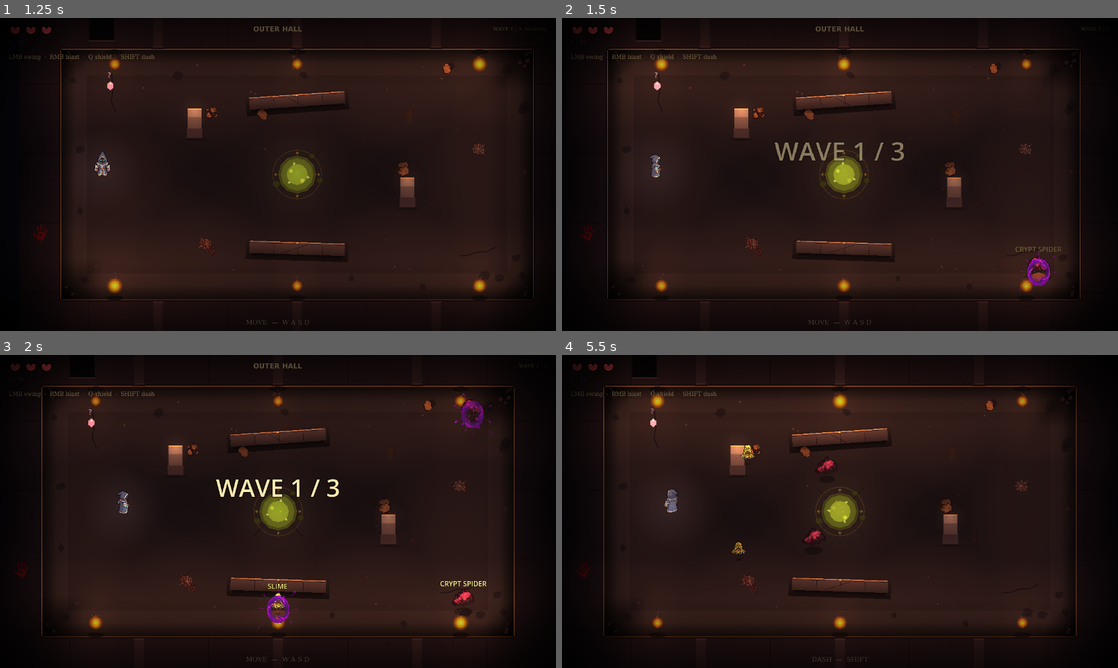
Above: before the commit, frames 1-4 (two rows, left to right).
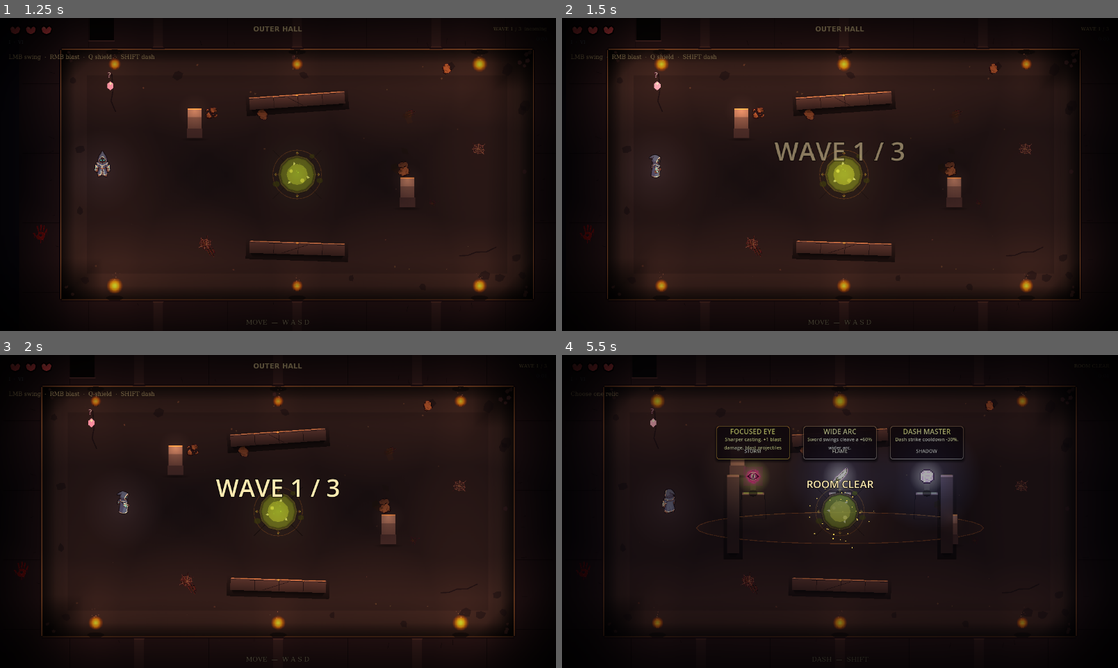
Above: after the commit, the same moments.

Repository: alitaghva1/ethera
Game: Godot game, scene res://scenes/main_menu.tscn
Two runs of this game, one before a commit and one after it. Both use one fixed random seed, a clock stepped at 60 frames per second and the inputs below.
Inputs (mouse positions are in pixels of both pictures, inside the frame that each line leads up to):
- Up to frame 1 (1.25 s): click "BEGIN" at 0.5 s
- Up to frame 2 (1.5 s): tap Enter at 1.25 s; move the mouse to (962, 158) at 1.27 s; press the mouse at (962, 158) at 1.28 s; hold D (move_right) from 1.28 s (still down)
- Up to frame 3 (2 s): keep holding D (move_right)
- Up to frame 4 (5.5 s): release D (move_right) at 2 s; release the mouse at (962, 495) at 2 s; drag from (728, 527) to (617, 423) at 2.02 s; move the mouse to (895, 442) at 2.77 s; hold D (move_right) 2.78-3.5 s; hold Right mouse button (blast) 2.78-3.5 s; click (895, 442) at 3.05 s; drag from (812, 574) to (717, 489) at 3.52 s; move the mouse to (1006, 558) at 4.27 s; hold A (move_left) 4.28-5 s; hold E (interact) 4.28-5 s; click (1006, 558) at 4.55 s; drag from (673, 464) to (873, 511) at 5.02 s

Frame 1 is identical in both runs. In frame 2, 0.3% of the frame differs, in the area x 81-90%, y 73-88%; in frame 3, 0.7%; in frame 4, 8.7%, in the area x 1-93%, y 2-88%.
Error after the commit: Parse Error: Too few arguments for "apply_knockback()" call. Expected at least 3 but received 2. (res://scripts/enemy.gd:1016)

Commit message:
feat(godot iter-198): chase_contact signature attacks — 4 enemies now distinct
Cycle 15 Batch 2. Agent enemy-AI audit flagged the 5 chase_contact
enemies (slime / orc / ember / werewolf / crypt_spider) as stat-only
reskins — all do the same thing: walk + bump. Fixing 4 of them with
distinct contact-attack signatures so each reads tactically different.

New `contact_attack: String` field on EnemyType (defaults ""). When
non-empty, the post-contact-damage path dispatches to a signature in
enemy.gd `_apply_contact_signature(kind)`. Four signatures defined:

  • "slam"   (orc.tres) — spawn dark expanding shockwave ring at orc's
                          feet on contact + add 0.15 trauma to camera.
                          Reads: "the orc plants a heavy foot, the
                          ground shakes." Orc gains weight.
  • "bounce" (slime.tres) — apply knockback to the SLIME ITSELF away
                            from the hero (420 px/s for 180 ms). Slime
                            recoils after bump, then re-engages. Reads:
                            "rubber-ball physics." Trash mob with kick.
  • "leap"   (werewolf.tres) — boost werewolf velocity TOWARD hero at
                               400 px/s for one frame post-contact.
                               Pounce-through pass. Reads: "the
                               werewolf leaps past me."
  • "ignite" (ember.tres) — warm orange-red expanding ring on contact.
                            Purely visual; reads "this thing burns
                            you to touch."

Two new VFX helpers added to enemy.gd:
  _spawn_slam_ring()   — 16-vert ellipse polygon, dark gray, 0.55→0 alpha,
                         scale 0.3→1.0 over 240 ms.
  _spawn_ignite_pulse() — 14-vert ellipse polygon, warm orange (1.0,
                         0.45, 0.18), 0.55→0 alpha, scale 0.35→1.1 over
                         180 ms.

crypt_spider intentionally LEFT UNTAGGED. Its signature is its SPEED
(145 spd, fastest non-werewolf chaser); adding a contact attack on
top would muddy that identity. Spider stays the "fast little biter."

Why this lands the agent's #1 enemy-variety recommendation:
  • Each chase_contact enemy now has a distinguishable bump animation
  • Players develop intuition: "the orc shockwave hits behind me, the
    slime bumps and bounces away (creating space)" — that's the kind
    of small-but-distinct identity Hades trash enemies have
  • No new HP/damage tuning needed — pure FELT differentiation

Cycle 15 next: Batch 3 — theme status combo matrix (Noita-tier).

Co-Authored-By: Claude Opus 4.7 (1M context) <noreply@anthropic.com>

Diff:
--- a/slime-depths-godot/scenes/enemies/ember.tres
+++ b/slime-depths-godot/scenes/enemies/ember.tres
@@ -32,3 +32,4 @@
 contact_damage = 1
 contact_cooldown = 0.5
 contact_range = 32.0
+contact_attack = "ignite"
--- a/slime-depths-godot/scenes/enemies/orc.tres
+++ b/slime-depths-godot/scenes/enemies/orc.tres
@@ -32,3 +32,4 @@
 contact_damage = 1
 contact_cooldown = 0.7
 contact_range = 38.0
+contact_attack = "slam"
--- a/slime-depths-godot/scenes/enemies/slime.tres
+++ b/slime-depths-godot/scenes/enemies/slime.tres
@@ -40,3 +40,4 @@
 contact_damage = 1
 contact_cooldown = 0.6
 contact_range = 36.0
+contact_attack = "bounce"
--- a/slime-depths-godot/scenes/enemies/werewolf.tres
+++ b/slime-depths-godot/scenes/enemies/werewolf.tres
@@ -32,3 +32,4 @@
 contact_damage = 1
 contact_cooldown = 0.5
 contact_range = 36.0
+contact_attack = "leap"
--- a/slime-depths-godot/scripts/enemy.gd
+++ b/slime-depths-godot/scripts/enemy.gd
@@ -980,6 +980,109 @@
 			# (_die and take_hit). Guarded by has_method so the call
 			# is robust to test contexts where _hero isn't a full hero.
 			_apply_contact_affix()
+			# Iter 198 — per-enemy signature contact attack. Pre-iter-
+			# 198 every chase_contact enemy did identical body-bumps
+			# (5 stat reskins per agent audit). Now orc slams, slime
+			# bounces, etc. Empty contact_attack = legacy bump only.
+			if t.contact_attack != "":
+				_apply_contact_signature(t.contact_attack)
+
+# Iter 198 — per-enemy signature contact-attack dispatch. Routes the
+# enemy's contact_attack tag to a specific visual + mechanical extra
+# that fires alongside the base body-bump damage. Each signature is
+# small enough not to lengthen the contact moment (still feels like
+# "the enemy hit me"), but distinct enough that orc-slam reads
+# different from slime-bounce reads different from werewolf-leap.
+func _apply_contact_signature(kind: String) -> void:
+	match kind:
+		"slam":
+			# ORC SLAM — heavy thump ring. Visual: dark ground-shake
+			# polygon expanding from enemy feet. Also adds trauma to
+			# camera (light shake on top of the existing hit shake).
+			# Reads as "the orc planted a heavy foot and the ground
+			# shook." Doesn't deal extra damage — the visual + shake is
+			# what makes the orc feel WEIGHTY vs other chasers.
+			_spawn_slam_ring()
+			if FX != null and FX.has_method("add_trauma"):
+				FX.add_trauma(0.15)
+		"bounce":
+			# SLIME BOUNCE — recoil knockback ON THE SLIME ITSELF. Slime
+			# hops backward 80 px over 0.18 s after each contact, then
+			# re-engages. Reads as "rubber-ball physics." Uses the
+			# existing iter-13 knockback path (apply_knockback) but with
+			# direction AWAY from the hero.
+			if _hero != null and is_instance_valid(_hero):
+				var away: Vector2 = (global_position - _hero.global_position).normalized()
+				apply_knockback(away * 420.0, 0.18)
+		"leap":
+			# WEREWOLF LEAP — short forward velocity burst as the
+			# werewolf "pounces" through the hero. Sets velocity in the
+			# current chase direction for 0.12 s, then resumes normal
+			# chase. Reads as "leap-through" pass.
+			if _hero != null and is_instance_valid(_hero):
+				var toward: Vector2 = (_hero.global_position - global_position).normalized()
+				velocity = toward * 400.0
+		"ignite":
+			# EMBER IGNITE — small warm pulse ring at the ember's feet.
+			# Pure visual; the ember's existing on-death AoE handles
+			# the damage layer. This makes the ember READ as fire
+			# every time it bumps, even when it survives.
+			_spawn_ignite_pulse()
+		_:
+			pass
+
+# Iter 198 — slam ring. Dark expanding ground-shake circle for ORC.
+# Sized to enemy's collision radius × 2.5. Color near-black with low
+# alpha so it reads as a shadow/dust shockwave, not a damage hitbox.
+# Tweens scale up + alpha down over 240 ms then queue_frees.
+func _spawn_slam_ring() -> void:
+	if enemy_type == null:
+		return
+	var r: float = enemy_type.collision_radius * 2.5
+	var ring: Polygon2D = Polygon2D.new()
+	var pts: PackedVector2Array = PackedVector2Array()
+	var verts: int = 16
+	for i in range(verts):
+		var ang: float = float(i) / verts * TAU
+		pts.append(Vector2(cos(ang) * r, sin(ang) * r * 0.6))
+	ring.polygon = pts
+	ring.position = Vector2(0, 12)
+	ring.color = Color(0.03, 0.02, 0.03, 0.55)
+	ring.scale = Vector2(0.3, 0.3)
+	ring.z_index = -1
+	add_child(ring)
+	var tw: Tween = create_tween().set_parallel(true)
+	tw.tween_property(ring, "scale", Vector2(1.0, 1.0), 0.24)\
+		.set_trans(Tween.TRANS_QUAD).set_ease(Tween.EASE_OUT)
+	tw.tween_property(ring, "modulate:a", 0.0, 0.24)\
+		.set_trans(Tween.TRANS_QUAD).set_ease(Tween.EASE_IN)
+	tw.chain().tween_callback(ring.queue_free)
+
+# Iter 198 — ignite pulse. Warm orange/red expanding ring for EMBER.
+# Same shape as slam ring but in warm fire color, slightly smaller +
+# faster. Pure visual cue that the ember is hot to touch.
+func _spawn_ignite_pulse() -> void:
+	if enemy_type == null:
+		return
+	var r: float = enemy_type.collision_radius * 2.0
+	var ring: Polygon2D = Polygon2D.new()
+	var pts: PackedVector2Array = PackedVector2Array()
+	var verts: int = 14
+	for i in range(verts):
+		var ang: float = float(i) / verts * TAU
+		pts.append(Vector2(cos(ang) * r, sin(ang) * r * 0.7))
+	ring.polygon = pts
+	ring.position = Vector2(0, 6)
+	ring.color = Color(1.0, 0.45, 0.18, 0.55)
+	ring.scale = Vector2(0.35, 0.35)
+	ring.z_index = -1
+	add_child(ring)
+	var tw: Tween = create_tween().set_parallel(true)
+	tw.tween_property(ring, "scale", Vector2(1.1, 1.1), 0.18)\
+		.set_trans(Tween.TRANS_QUAD).set_ease(Tween.EASE_OUT)
+	tw.tween_property(ring, "modulate:a", 0.0, 0.18)\
+		.set_trans(Tween.TRANS_QUAD).set_ease(Tween.EASE_IN)
+	tw.chain().tween_callback(ring.queue_free)
 
 # ── Behavior: bomber ──────────────────────────────────────────────────
 # Iter 47 — kamikaze enemy. Charges hero at high speed. When close
--- a/slime-depths-godot/scripts/enemy_type.gd
+++ b/slime-depths-godot/scripts/enemy_type.gd
@@ -115,6 +115,17 @@
 @export var contact_damage: int = 1
 @export var contact_cooldown: float = 0.6
 @export var contact_range: float = 36.0   # touch distance
+# Iter 198 — per-enemy signature contact attack. Pre-iter-198 every
+# chase_contact enemy did the exact same thing (walk + bump), making
+# orc / werewolf / slime / ember / crypt_spider into 5 stat reskins.
+# This field lets a specific enemy override the default body-bump
+# with a unique behavior. Empty string = default body-bump (current
+# behavior preserved for un-tagged enemies). Recognized kinds:
+#   "slam"   — on contact, spawn a small AoE damage ring (orc)
+#   "bounce" — on contact, knockback the ENEMY itself away (slime)
+#   "leap"   — short forward velocity burst on first contact (werewolf)
+#   "ignite" — small flame pulse + warm burst ring (ember)
+@export var contact_attack: String = ""
 
 @export_group("Melee (telegraphed_melee)")
 @export var melee_reach: float = 54.0
